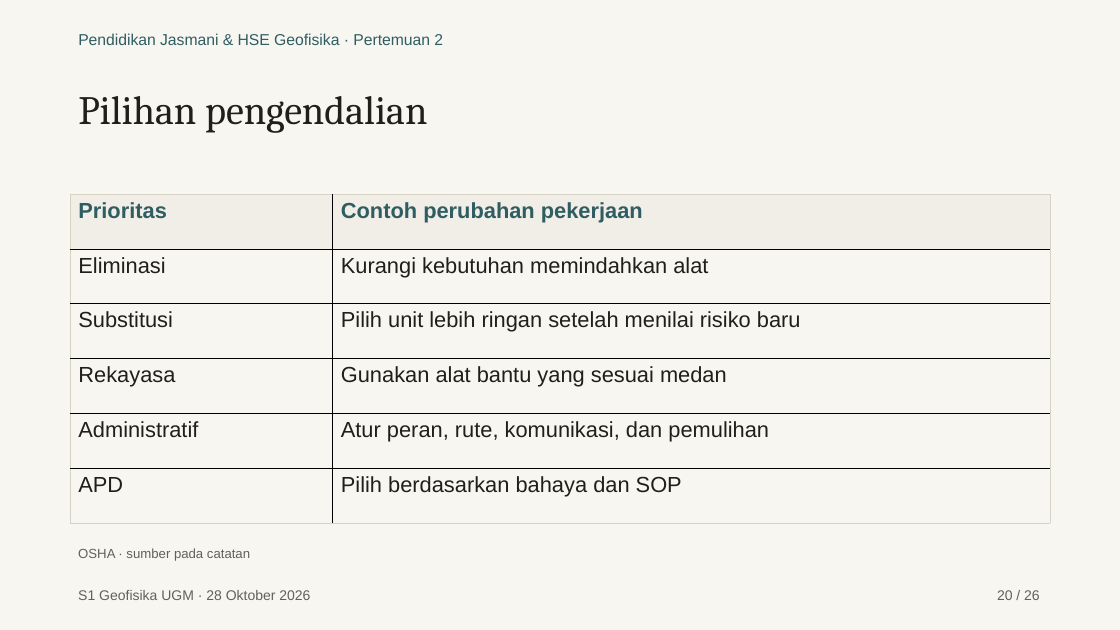
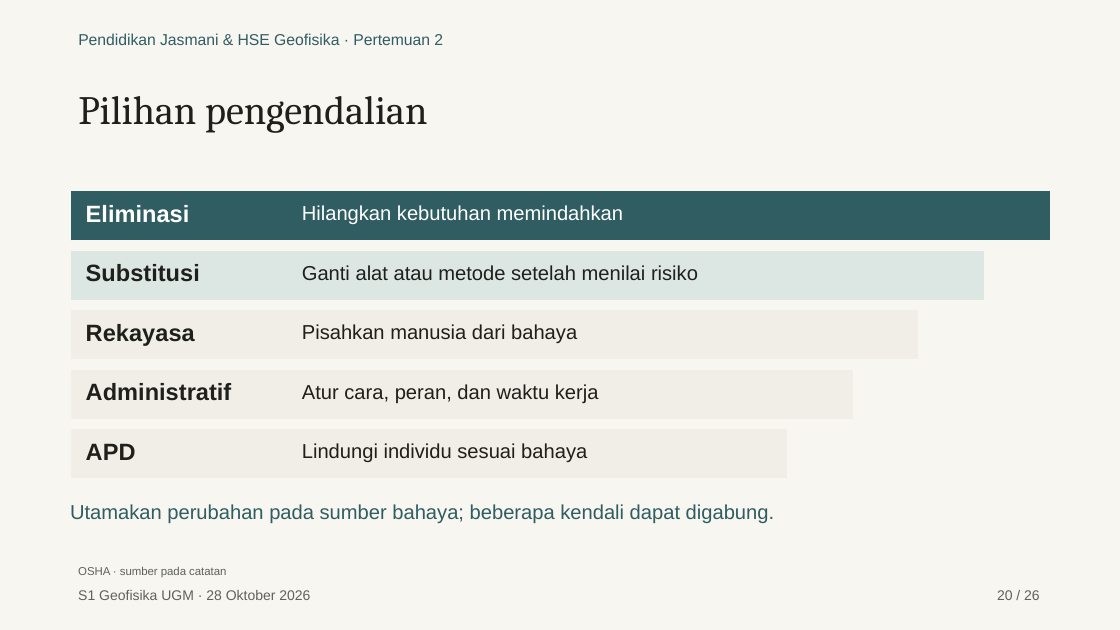
Before and after one commit to maswiet/maswiet.github.io, a slide deck: slide 20 of kuliah/pendidikan-jasmani-hse/pertemuan-2/presentasi.pptx. Drawn at 1120x630 pixels with LibreOffice and Linux fonts; fonts in the diff are those of the drawing. Boxes give left, top, right and bottom in pixels: in the first picture for what was removed or moved away, otherwise in the second. Text is boxed around its words. In the diff, an @@ line names an element or a change of style, - is before the commit and + after.

```diff
--- a/kuliah/pendidikan-jasmani-hse/pertemuan-2/presentasi.pptx
+++ b/kuliah/pendidikan-jasmani-hse/pertemuan-2/presentasi.pptx
@@ table removed at (x1=70, y1=194, x2=1049, y2=523), 6 rows, 2 columns @@
-Prioritas | Contoh perubahan pekerjaan
-Eliminasi | Kurangi kebutuhan memindahkan alat
-Substitusi | Pilih unit lebih ringan setelah menilai risiko baru
-Rekayasa | Gunakan alat bantu yang sesuai medan
-Administratif | Atur peran, rute, komunikasi, dan pemulihan
-APD | Pilih berdasarkan bahaya dan SOP
@@ rectangle added at (x1=70, y1=191, x2=1050, y2=240), fill #2F5D62, outline #F8F6F1 0.75 pt @@
@@ text added at (x1=86, y1=205, x2=190, y2=223), 20.2 pt, text #FFFFFF, bold @@
+Eliminasi
@@ text added at (x1=302, y1=205, x2=624, y2=224), 17.2 pt, text #FFFFFF @@
+Hilangkan kebutuhan memindahkan
@@ rectangle added at (x1=70, y1=250, x2=985, y2=300), fill #DCE7E4, outline #F8F6F1 0.75 pt @@
@@ text added at (x1=86, y1=264, x2=200, y2=282), 20.2 pt, text #1F1F1B, bold @@
+Substitusi
@@ text added at (x1=302, y1=265, x2=698, y2=280), 17.2 pt, text #1F1F1B @@
+Ganti alat atau metode setelah menilai risiko
@@ rectangle added at (x1=70, y1=310, x2=918, y2=360), fill #F1EEE7, outline #F8F6F1 0.75 pt @@
@@ text added at (x1=86, y1=324, x2=195, y2=346), 20.2 pt, text #1F1F1B, bold @@
+Rekayasa
@@ text added at (x1=302, y1=324, x2=577, y2=343), 17.2 pt, text #1F1F1B @@
+Pisahkan manusia dari bahaya
@@ rectangle added at (x1=70, y1=370, x2=853, y2=419), fill #F1EEE7, outline #F8F6F1 0.75 pt @@
@@ text added at (x1=86, y1=383, x2=232, y2=401), 20.2 pt, text #1F1F1B, bold @@
+Administratif
@@ text added at (x1=302, y1=384, x2=599, y2=403), 17.2 pt, text #1F1F1B @@
+Atur cara, peran, dan waktu kerja
@@ rectangle added at (x1=70, y1=429, x2=787, y2=478), fill #F1EEE7, outline #F8F6F1 0.75 pt @@
@@ text added at (x1=86, y1=443, x2=136, y2=460), 20.2 pt, text #1F1F1B, bold @@
+APD
@@ text added at (x1=302, y1=443, x2=587, y2=462), 17.2 pt, text #1F1F1B @@
+Lindungi individu sesuai bahaya
@@ text added at (x1=70, y1=504, x2=774, y2=523), 17.2 pt, text #2F5D62 @@
+Utamakan perubahan pada sumber bahaya; beberapa kendali dapat digabung.
@@ text "OSHA · sumber pada catatan" moved from (x1=78, y1=548, x2=250, y2=561) to (x1=78, y1=566, x2=226, y2=577) @@
@@ text "OSHA · sumber pada catatan" at (x1=78, y1=566, x2=226, y2=577): size 11.2 to 9.8 pt @@
```
Also in this commit, not shown: 10 other slides changed, 32 other files.
